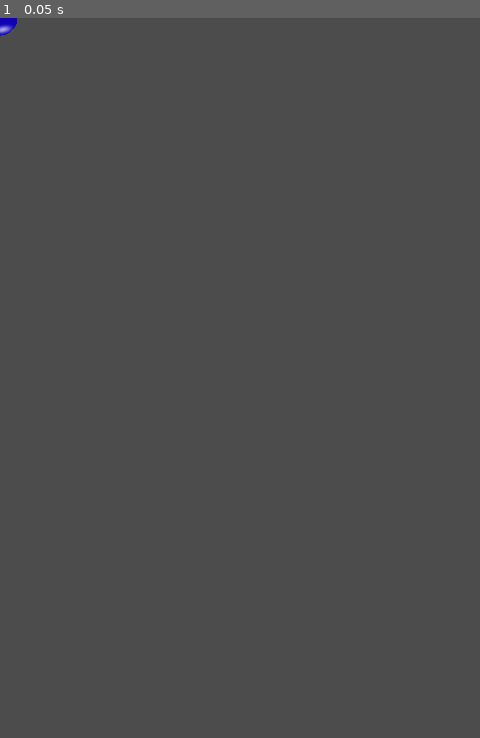
Above: before the commit, frame 1.
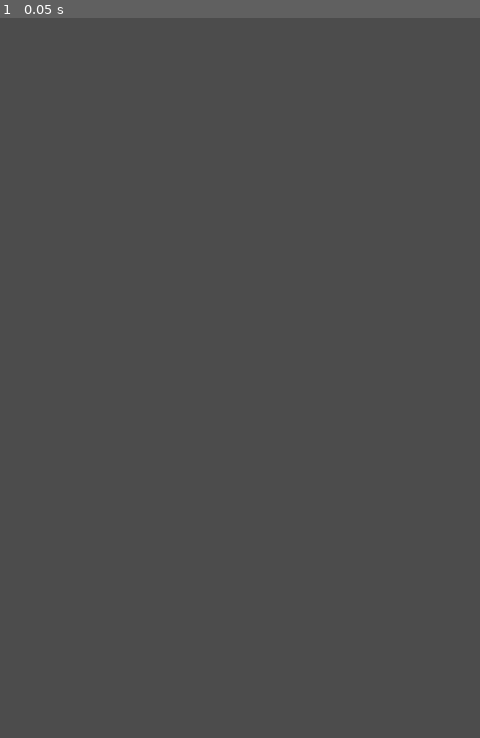
Above: after the commit, the same moment.

Repository: JBonser/colour-match
Game: Godot game, scene res://Collectable.tscn
Same seed, same stepped clock (60 frames per second), same inputs: the game is played once before the commit and once after it. This scene is started directly instead of the project's main scene.
Inputs:
- Up to frame 1 (0.05 s): no input

The runs differ from the first frame. In frame 1, less than 0.1% of the frame differs, in the area x 0-4%, y 0-3%.

Commit message:
Added Particle Effect for Collectable
Created a new Collectable Scene which
has a particle effect for the item

Diff:
--- a/Collectable.tscn
+++ b/Collectable.tscn
@@ -1,12 +1,66 @@
-[gd_scene load_steps=4 format=2]
+[gd_scene load_steps=7 format=2]
 
 [ext_resource path="res://Collectable.gd" type="Script" id=1]
-[ext_resource path="res://particle.png" type="Texture" id=2]
+[ext_resource path="res://artwork/collectable.png" type="Texture" id=2]
 
-[sub_resource type="CircleShape2D" id=1]
+[sub_resource type="Curve" id=1]
+
+min_value = 0.0
+max_value = 1.0
+bake_resolution = 100
+_data = [ Vector2( 0, 0 ), 0.0, 0.0, 0, 0, Vector2( 0.19165, 0.972656 ), 0.0, 0.0, 0, 0, Vector2( 0.611862, 0.145508 ), 0.0, 0.0, 0, 0, Vector2( 1, 0 ), 0.0, 0.0, 0, 0 ]
+
+[sub_resource type="CurveTexture" id=2]
+
+flags = 4
+width = 2048
+curve = SubResource( 1 )
+
+[sub_resource type="ParticlesMaterial" id=3]
+
+render_priority = 0
+trail_divisor = 1
+emission_shape = 1
+emission_sphere_radius = 6.0
+flag_align_y = false
+flag_rotate_y = false
+flag_disable_z = true
+spread = 180.0
+flatness = 0.0
+gravity = Vector3( 0, 0, 0 )
+initial_velocity = 2.0
+initial_velocity_random = 0.0
+angular_velocity = 0.0
+angular_velocity_random = 0.0
+orbit_velocity = 0.0
+orbit_velocity_random = 0.0
+linear_accel = 0.0
+linear_accel_random = 0.0
+radial_accel = 4.0
+radial_accel_random = 1.0
+tangential_accel = 0.0
+tangential_accel_random = 0.0
+damping = 0.0
+damping_random = 0.0
+angle = 0.0
+angle_random = 0.0
+scale = 1.0
+scale_random = 0.0
+scale_curve = SubResource( 2 )
+color = Color( 1, 1, 1, 1 )
+hue_variation = 0.0
+hue_variation_random = 0.0
+anim_speed = 0.0
+anim_speed_random = 0.0
+anim_offset = 0.0
+anim_offset_random = 0.0
+anim_loop = false
+_sections_unfolded = [ "Emission Shape", "Gravity", "Initial Velocity", "Radial Accel", "Scale", "Spread" ]
+
+[sub_resource type="CircleShape2D" id=4]
 
 custom_solver_bias = 0.0
-radius = 20.0
+radius = 10.0
 
 [node name="Collectable" type="Area2D" index="0"]
 
@@ -18,20 +72,34 @@
 audio_bus_override = false
 audio_bus_name = "Master"
 script = ExtResource( 1 )
-_sections_unfolded = [ "Collision", "Pickable" ]
 
-[node name="particle" type="Sprite" parent="." index="0"]
+[node name="Particles" type="Particles2D" parent="." index="0"]
 
-scale = Vector2( 0.05, 0.05 )
+emitting = true
+amount = 30
+lifetime = 4.0
+one_shot = false
+preprocess = 0.0
+speed_scale = 1.0
+explosiveness = 0.0
+randomness = 0.5
+fixed_fps = 0
+fract_delta = true
+visibility_rect = Rect2( -100, -100, 200, 200 )
+local_coords = true
+draw_order = 0
+process_material = SubResource( 3 )
 texture = ExtResource( 2 )
-_sections_unfolded = [ "Region", "Transform", "Visibility" ]
+normal_map = null
+h_frames = 1
+v_frames = 1
+_sections_unfolded = [ "Drawing", "Material", "Process Material", "Textures", "Time", "Transform", "Visibility" ]
 
 [node name="CollisionShape2D" type="CollisionShape2D" parent="." index="1"]
 
-position = Vector2( 0, 1 )
-shape = SubResource( 1 )
-_sections_unfolded = [ "Material", "Transform", "Visibility", "Z Index" ]
-
-[connection signal="input_event" from="." to="." method="_on_Collectable_input_event"]
+visible = false
+scale = Vector2( 1.3, 1.3 )
+shape = SubResource( 4 )
+_sections_unfolded = [ "Transform" ]
 
 [connection signal="mouse_entered" from="." to="." method="_on_Collectable_mouse_entered"]
--- a/Level.tscn
+++ b/Level.tscn
@@ -19,7 +19,7 @@
 "points": PoolVector2Array( 0, 0, 0, 0, 420, 91.0345, 0, 0, 0, 0, 420, 660, 0, 0, 0, 0, 50, 660, 0, 0, 0, 0, 50, 91.0345, 0, 0, 0, 0, 420, 91.0345 )
 }
 
-[node name="Level" type="Node" index="0"]
+[node name="Level" type="Node"]
 
 pause_mode = 1
 script = ExtResource( 1 )
Binary file added: artwork/collectable.png
Not shown, added: artwork/collectable.png.import
Not shown, added: artwork/collectable.xcf
Not shown, added: artwork/collectable_small.xcf
